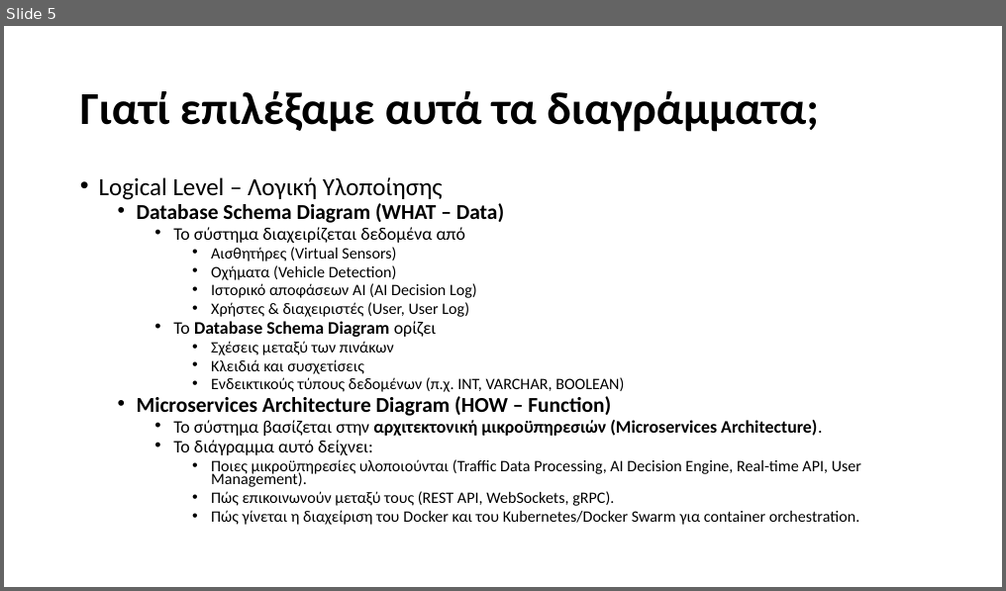
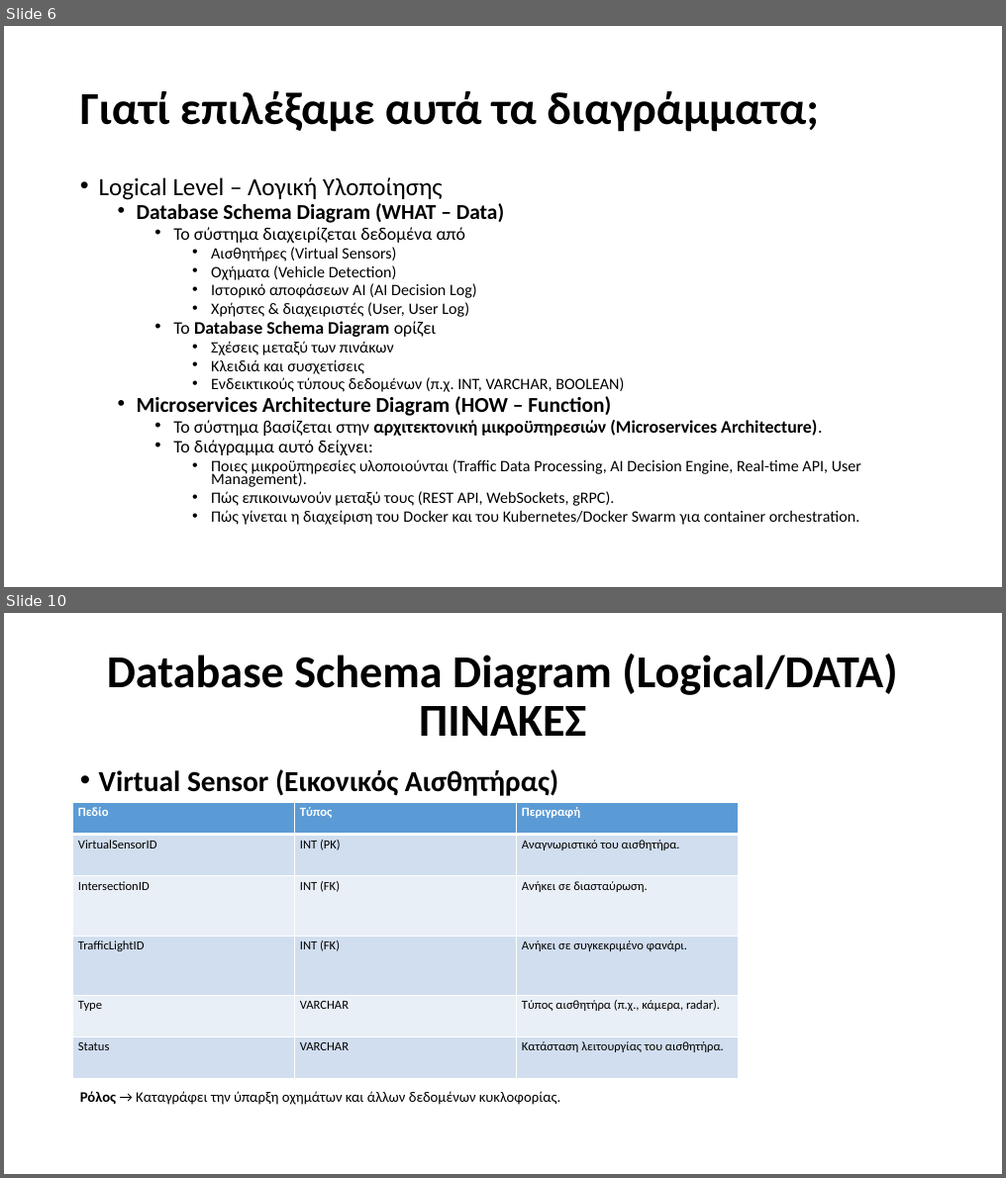
Before and after one commit to Ath21/STL_Drive, a slide deck: Presentation.pptx. Shown one above the other, each under a label of ours: slide 5 before the commit, slides 6 and 10 after it; the slides between them are not shown. The pictures are 1006x591 and 1006x1178 pixels, drawn with LibreOffice and Linux fonts; fonts in the diff are those of the drawing. Boxes give left, top, right and bottom in pixels: in the first picture for what was removed or moved away, otherwise in the second. Text is boxed around its words. In the diff, an @@ line names an element or a change of style, - is before the commit and + after.

```diff
--- a/Presentation.pptx
+++ b/Presentation.pptx
@@ slide 10 added at [4,613,1002,1174], background #FFFFFF @@
@@ title added at [107,654,897,736], 44 pt, text #000000, bold @@
+Database Schema Diagram (Logical/DATA)
+ΠΙΝΑΚΕΣ
@@ text added at [80,769,560,1105], 14 pt, text #000000 @@
+• Virtual Sensor (Εικονικός Αισθητήρας)
+Ρόλος → Καταγράφει την ύπαρξη οχημάτων και άλλων δεδομένων κυκλοφορίας.
@@ table added at [73,802,738,1078], 6 rows, 3 columns @@
+Πεδίο | Τύπος | Περιγραφή
+VirtualSensorID | INT (PK) | Αναγνωριστικό του αισθητήρα.
+IntersectionID | INT (FK) | Ανήκει σε διασταύρωση.
+TrafficLightID | INT (FK) | Ανήκει σε συγκεκριμένο φανάρι.
+Type | VARCHAR | Τύπος αισθητήρα (π.χ., κάμερα, radar).
+Status | VARCHAR | Κατάσταση λειτουργίας του αισθητήρα.
@@ what was slide 5 is now slide 6 @@
```
Also in this commit, not shown: 5 slides changed, 13 other slides added, 2 slides removed, 1 other file.
